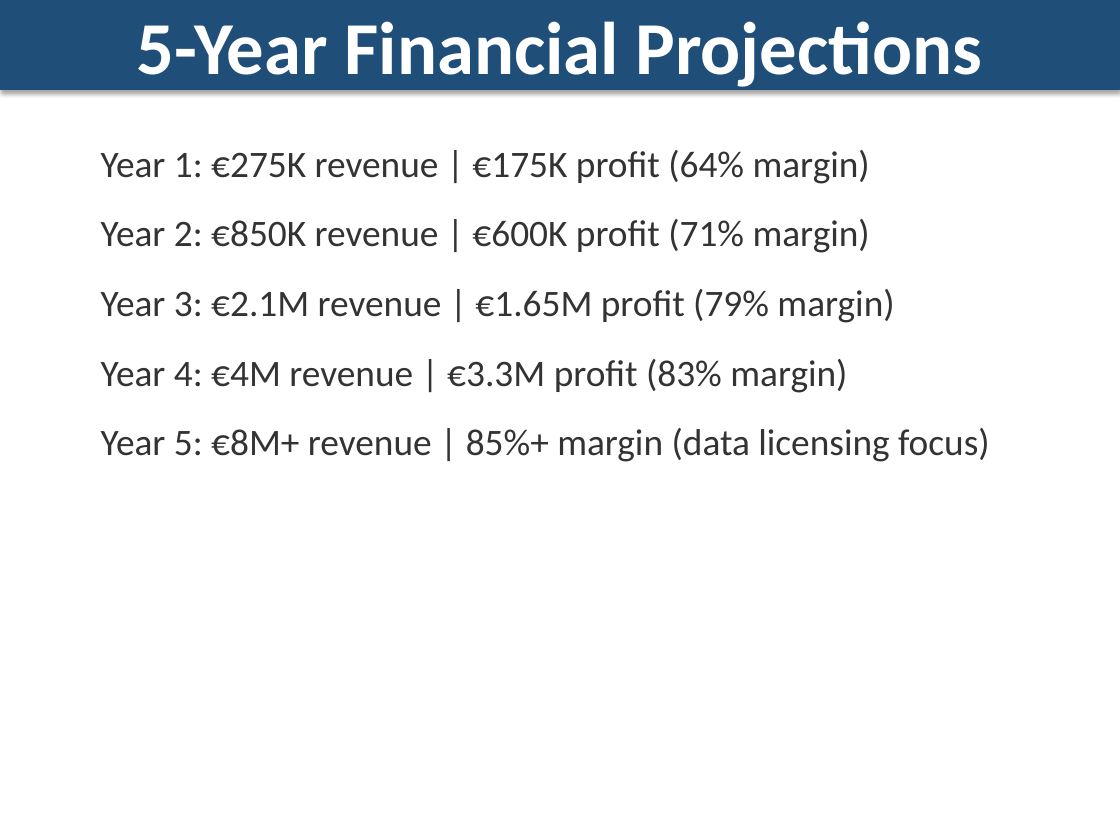
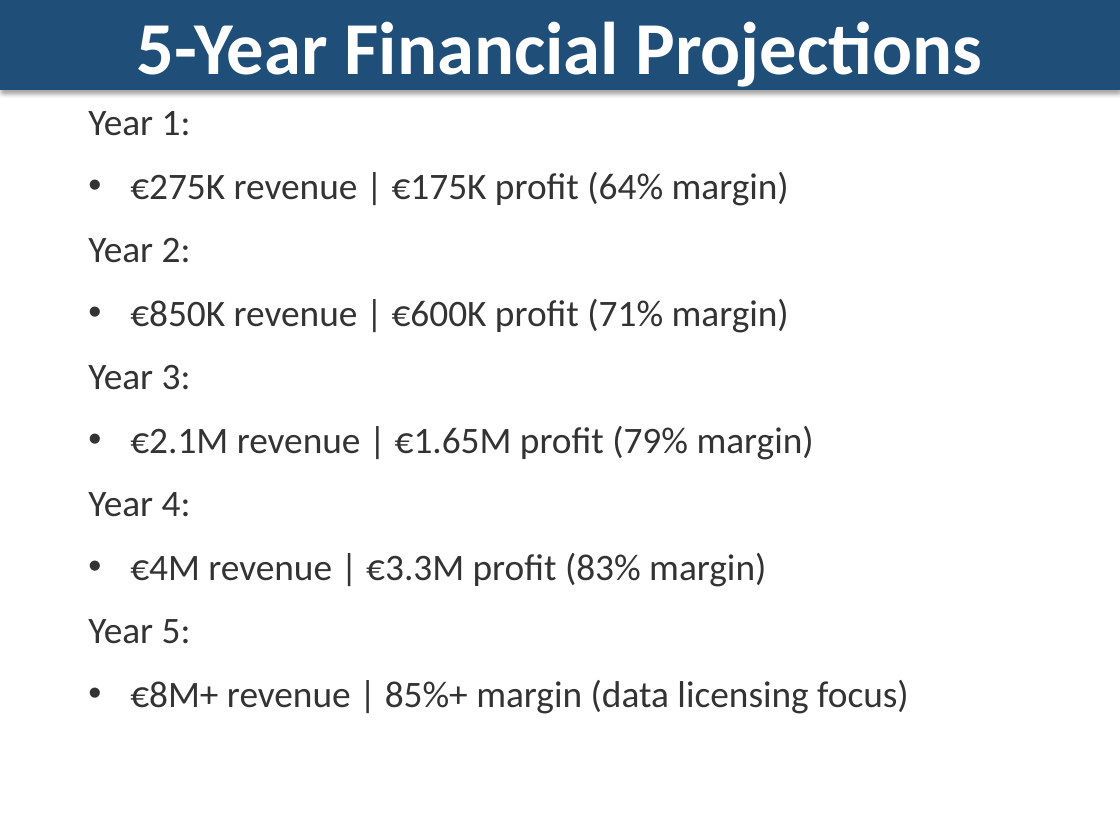
Before and after one commit to horaciofonseca-dev/snipping-prices-tool, a slide deck: slide 10 of CAPSTONE_DELIVERABLES/Snipper_Tool_DaaS_Pitch.pptx (slide 13 before the commit). Drawn at 1120x840 pixels with LibreOffice and Linux fonts; fonts in the diff are those of the drawing. Boxes give left, top, right and bottom in pixels: in the first picture for what was removed or moved away, otherwise in the second. Text is boxed around its words. In the diff, an @@ line names an element or a change of style, - is before the commit and + after.

```diff
--- a/CAPSTONE_DELIVERABLES/Snipper_Tool_DaaS_Pitch.pptx
+++ b/CAPSTONE_DELIVERABLES/Snipper_Tool_DaaS_Pitch.pptx
@@ text at [88, 111, 909, 714]: text changed @@
-Year 1: €275K revenue | €175K profit (64% margin)
-Year 2: €850K revenue | €600K profit (71% margin)
-Year 3: €2.1M revenue | €1.65M profit (79% margin)
-Year 4: €4M revenue | €3.3M profit (83% margin)
-Year 5: €8M+ revenue | 85%+ margin (data licensing focus)
+Year 1:
+• €275K revenue | €175K profit (64% margin)
+Year 2:
+• €850K revenue | €600K profit (71% margin)
+Year 3:
+• €2.1M revenue | €1.65M profit (79% margin)
+Year 4:
+• €4M revenue | €3.3M profit (83% margin)
+Year 5:
+• €8M+ revenue | 85%+ margin (data licensing focus)
```
Also in this commit, not shown: 9 other slides changed, 4 slides removed, 8 other files.
